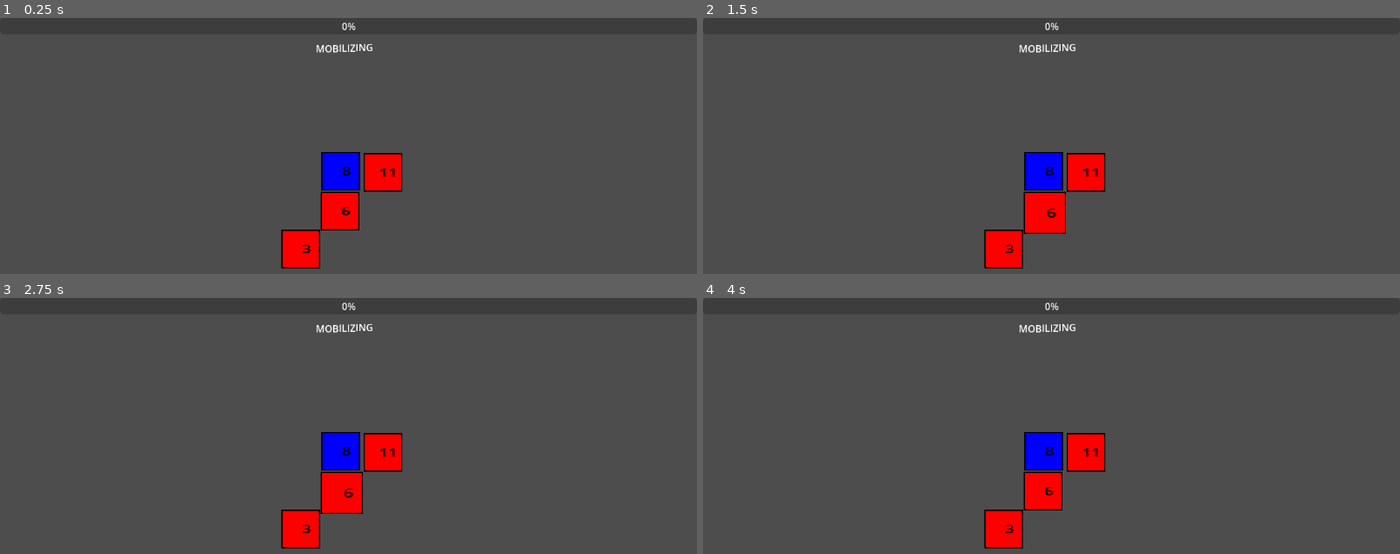
Above: before the commit, frames 1-4 (two rows, left to right).
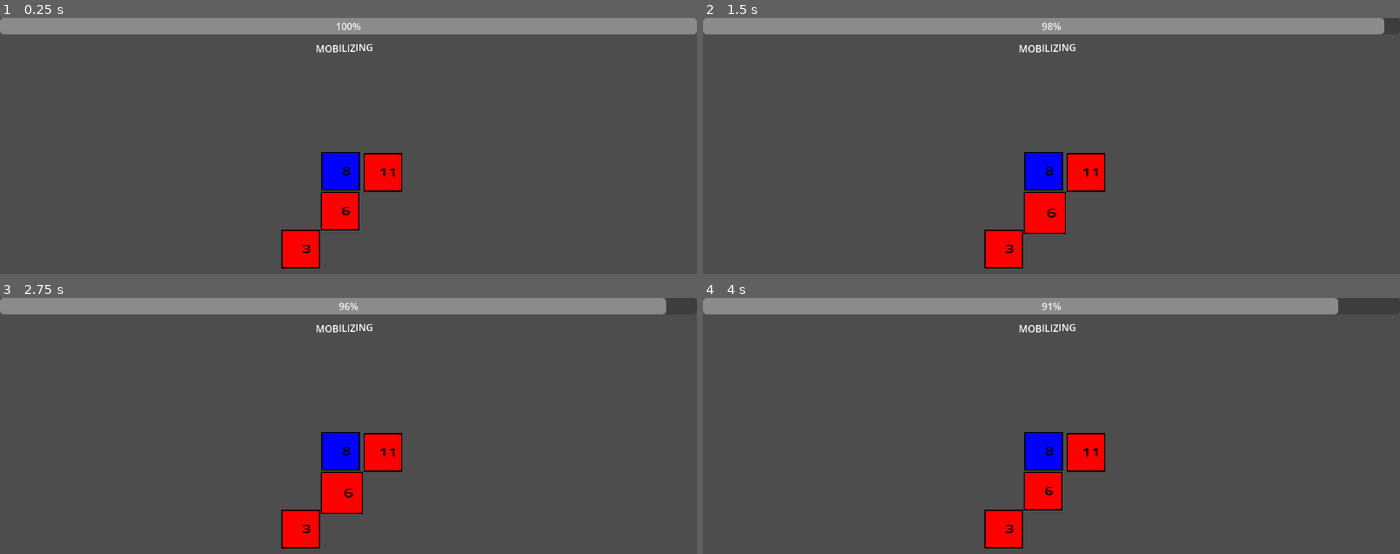
Above: after the commit, the same moments.

Repository: X4vierWhes/War-Multiplayer
Game: Godot game, scene res://src/core/game_manager.tscn
Same seed, same stepped clock (60 frames per second), same inputs: the game is played once before the commit and once after it.
Inputs (mouse positions are in pixels of both pictures, inside the frame that each line leads up to):
- Up to frame 1 (0.25 s): no input
- Up to frame 2 (1.5 s): click (1037, 207) at 0.52 s; click (1037, 207) at 1.27 s
- Up to frame 3 (2.75 s): click (334, 487) at 2.02 s
- Up to frame 4 (4 s): tap Enter at 2.75 s; move the mouse to (1204, 474) at 2.77 s; tap Space at 3.5 s; move the mouse to (912, 513) at 3.52 s

The runs differ from the first frame. In frame 1, 6.4% of the frame differs, in the area x 0-100%, y 0-7%; in frame 2, 6.3%; in frame 3, 6.2%; in frame 4, 5.9%.

Commit message:
wip: TURN CHANGER

Diff:
--- a/war-multiplayer/src/core/game_manager.gd
+++ b/war-multiplayer/src/core/game_manager.gd
@@ -10,6 +10,7 @@
 	ATTACK = 0,
 	MOBILIZING = 1,
 	AWAIT = 2,
+	ADD = 3,
 	GIVE,
 	ATTACKING
 	}
@@ -27,6 +28,10 @@
 func _ready() -> void:
 	ui_manager.connect_signals(self)
 	map_manager.spawn_map(self, players)
+	turn_manager.turn_changed.connect(on_turn_changed)
+
+func on_turn_changed() -> void:
+	pass
 
 func give_card() -> void:
 	if cardStack.size() == 0: return
--- a/war-multiplayer/src/core/game_manager.tscn
+++ b/war-multiplayer/src/core/game_manager.tscn
@@ -19,10 +19,6 @@
 [node name="map_manager" type="Node2D" parent="." unique_id=892306766]
 script = ExtResource("1_d4q8a")
 maps = Array[PackedScene]([ExtResource("3_km052")])
-
-[node name="turn_manager" type="Node2D" parent="." unique_id=1871730817]
-script = ExtResource("4_7y20v")
-turn_timer = 45.0
 
 [node name="CanvasLayer" type="CanvasLayer" parent="." unique_id=481796899]
 layer = -1
@@ -47,6 +43,7 @@
 anchor_right = 1.0
 offset_bottom = 27.0
 grow_horizontal = 2
+value = 100.0
 
 [node name="state_label" type="RichTextLabel" parent="CanvasLayer/ui_manager" unique_id=1409418035]
 layout_mode = 1
@@ -74,3 +71,7 @@
 [node name="DeclareAttackInterface" parent="CanvasLayer/ui_manager" unique_id=522357982 instance=ExtResource("6_ebxag")]
 visible = false
 layout_mode = 1
+
+[node name="turn_manager" type="Node2D" parent="." unique_id=1871730817 node_paths=PackedStringArray("ui_manager")]
+script = ExtResource("4_7y20v")
+ui_manager = NodePath("../CanvasLayer/ui_manager")
--- a/war-multiplayer/src/core/turn_manager/turn_manager.gd
+++ b/war-multiplayer/src/core/turn_manager/turn_manager.gd
@@ -1,20 +1,40 @@
 extends Node2D
 class_name TurnManager
 
+@export var ui_manager: UiManager
+
 @warning_ignore("unused_signal") signal turn_changed
-#enum GameState{ATTACK, MOBILIZING, AWAIT, GIVE, ATTACKING}
+#enum GameState{ATTACK, MOBILIZING, AWAIT, ADD, GIVE, ATTACKING}
 enum TurnState{
 	ATTACK = 0,
 	MOBILIZING = 1,
-	AWAIT = 2
+	AWAIT = 2,
+	ADD = 3
 }
 var actual_state: int = TurnState.MOBILIZING
-var timer: Timer
-@export_range(1.0, 180.0, 0.1) var turn_timer
+var turn_timer: Timer
+@export_range(1.0, 180.0, 0.1) var timer = 45.0
 
 func _ready() -> void:
-	timer = Timer.new()
-	timer.wait_time = turn_timer
+	init_timers()
+
+func init_timers() -> void:
+	ui_manager.set_progress_bar_params(timer)
+	turn_timer = Timer.new()
+	turn_timer.wait_time = 1.0
+	turn_timer.timeout.connect(on_turn_timer_timeout)
+	add_child(turn_timer)
+	turn_timer.start()
+
+func on_turn_timer_timeout() -> void:
+	#TODO Mudança de turnos
+	if !ui_manager.step_progress_bar():
+		print("Turno acabou")
+		turn_timer.stop()
+		pass
+
+func pass_turn() -> void:
+	pass
 
 func get_actual_state() -> int:
 	return actual_state
--- a/war-multiplayer/src/ui/ui_manager.gd
+++ b/war-multiplayer/src/ui/ui_manager.gd
@@ -45,5 +45,13 @@
 func change_turn() -> void:
 	state_label.text = state_label_text.replace("{Game State}", turn_manager.label_state())
 
-func step_progress_bar() -> void:
-	pass
+func set_progress_bar_params(max_value: float, step: float = 10) -> void:
+	turn_progress_bar.max_value = max_value * step
+	turn_progress_bar.min_value = 0.0
+	turn_progress_bar.value = max_value * step
+
+func step_progress_bar(step: float = 10) -> bool:
+	turn_progress_bar.value -= step
+	if turn_progress_bar.value > 0:
+		return true
+	return false
